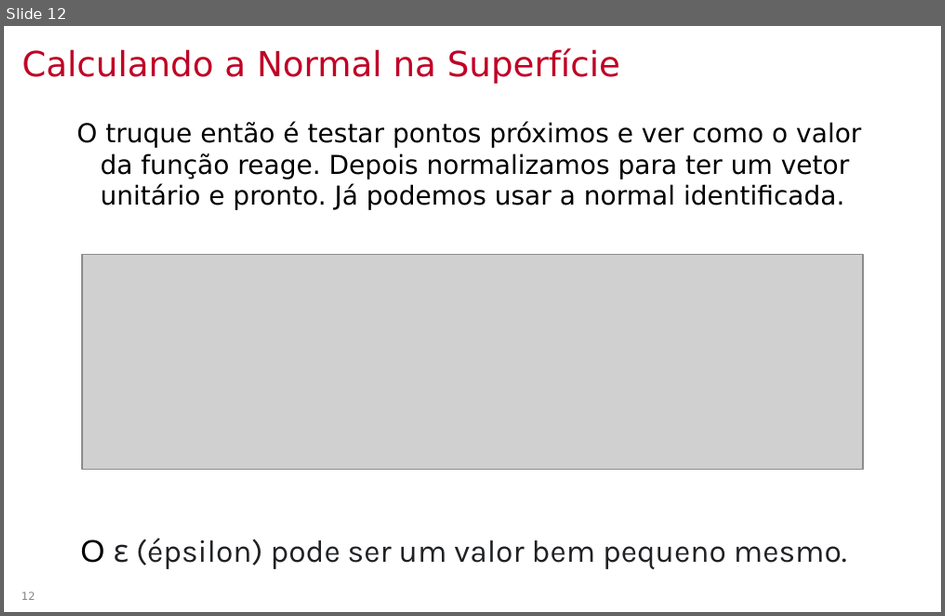
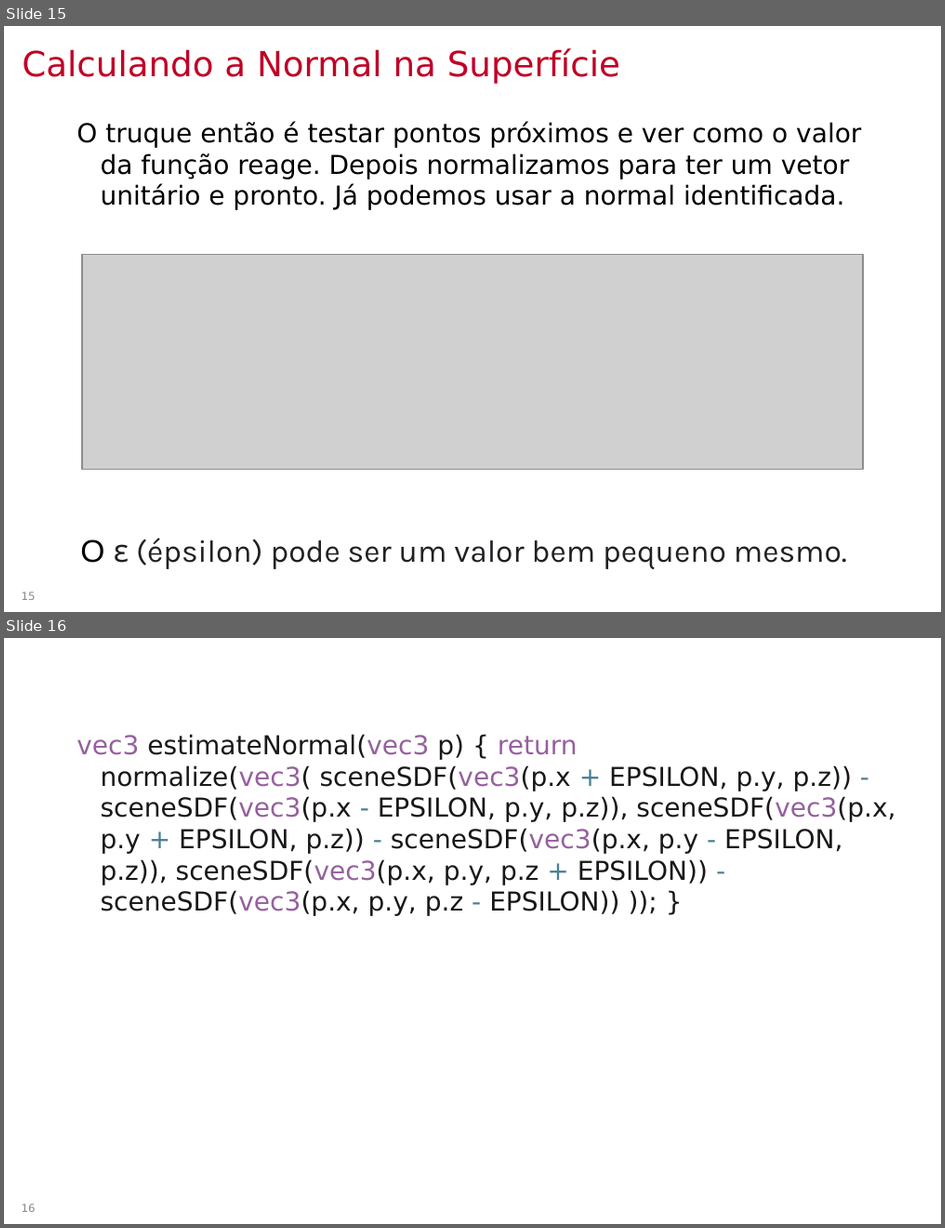
Before and after one commit to lpsoares/ComputacaoGrafica, a slide deck: content/aulas/23-ray_marching/aula23_ray_marching.pptx. Shown one above the other, each under a label of ours: slide 12 before the commit, slides 15 and 16 after it. The pictures are 945x616 and 945x1228 pixels, drawn with LibreOffice and Linux fonts; fonts in the diff are those of the drawing; grey boxes stand for pictures; background and template pictures are left out. Boxes give left, top, right and bottom in pixels: in the first picture for what was removed or moved away, otherwise in the second. Text is boxed around its words. In the diff, an @@ line names an element or a change of style, - is before the commit and + after.

```diff
--- a/content/aulas/23-ray_marching/aula23_ray_marching.pptx
+++ b/content/aulas/23-ray_marching/aula23_ray_marching.pptx
@@ slide 16 added at bbox=[4, 638, 941, 1224], background #FFFFFF @@
@@ text added at bbox=[77, 734, 896, 916], 20 pt, text #181818 @@
+vec3 estimateNormal(vec3 p) { return normalize(vec3( sceneSDF(vec3(p.x + EPSILON, p.y, p.z)) - sceneSDF(vec3(p.x - EPSILON, p.y, p.z)), sceneSDF(vec3(p.x, p.y + EPSILON, p.z)) - sceneSDF(vec3(p.x, p.y - EPSILON, p.z)), sceneSDF(vec3(p.x, p.y, p.z + EPSILON)) - sceneSDF(vec3(p.x, p.y, p.z - EPSILON)) )); }
@@ page number added at bbox=[22, 1203, 36, 1212], 8.3 pt, text #888888 @@
+16
@@ what was slide 12 is now slide 15 @@
@@ page number at bbox=[22, 591, 36, 600]: text changed @@
-12
+15
```
Also in this commit, not shown: 1 slide changed, 9 other slides added, 4 other files.
